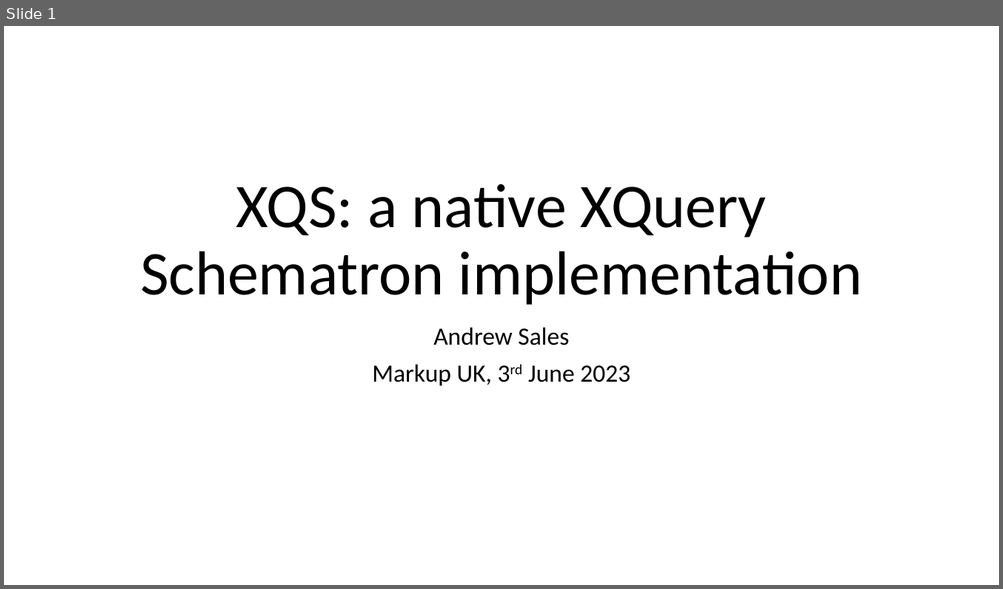
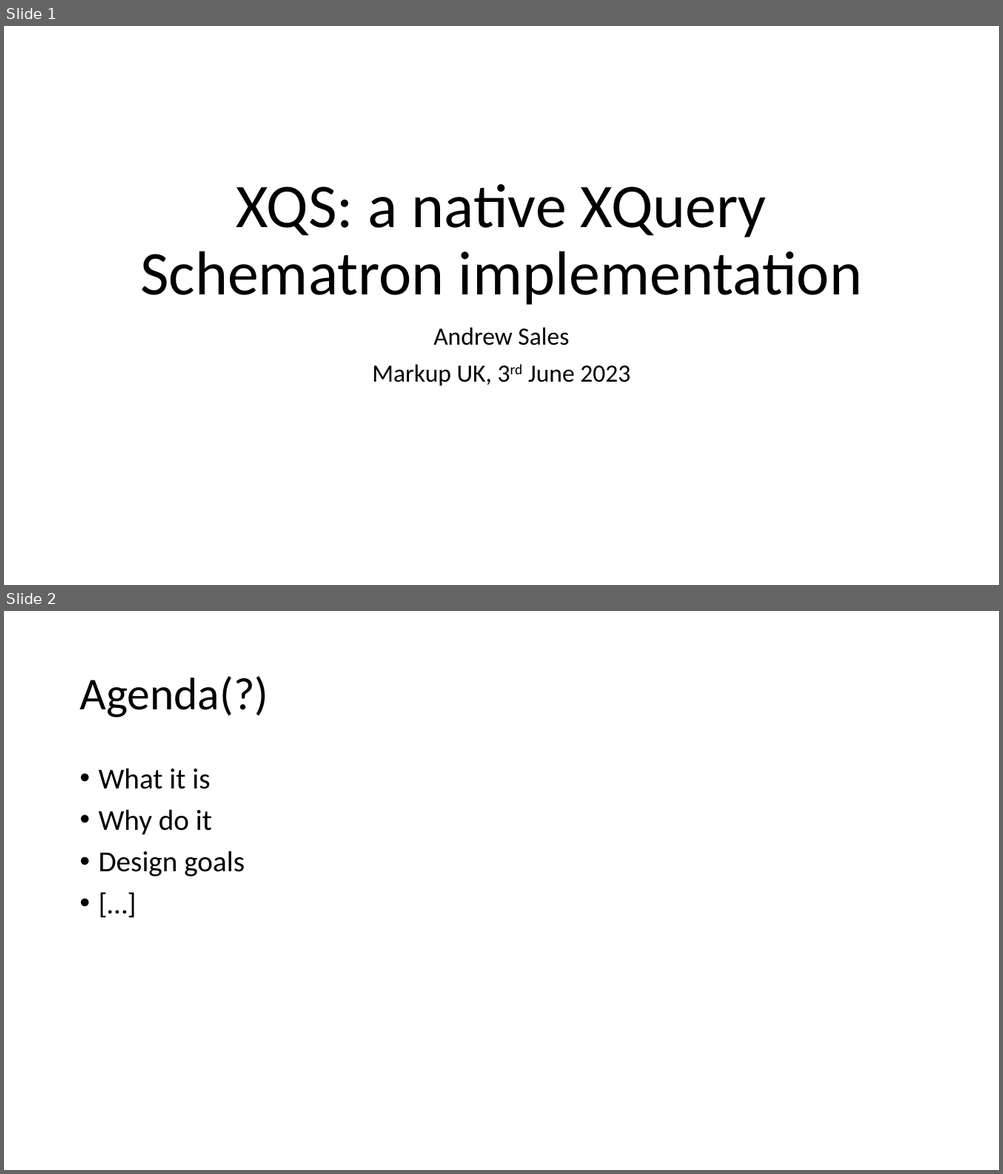
Before and after one commit to AndrewSales/XQS, a slide deck: Markup UK 2023 slides.pptx. Shown one above the other, each under a label of ours: slide 1 before the commit, slides 1 and 2 after it. The pictures are 1003x589 and 1003x1174 pixels, drawn with LibreOffice and Linux fonts; fonts in the diff are those of the drawing. Boxes give left, top, right and bottom in pixels: in the first picture for what was removed or moved away, otherwise in the second. Text is boxed around its words. In the diff, an @@ line names an element or a change of style, - is before the commit and + after.

```diff
--- a/Markup UK 2023 slides.pptx
+++ b/Markup UK 2023 slides.pptx
@@ slide 2 added at (4,611,999,1170), background #FFFFFF @@
@@ title added at (79,676,268,718), 44 pt, text #000000 @@
+Agenda(?)
@@ text added at (99,768,244,877), 28 pt, text #000000 @@
+• What it is
+• Why do it
+• Design goals
+• […]
```
Also in this commit, not shown: 4 slides changed, 10 other slides added, 1 other file.
